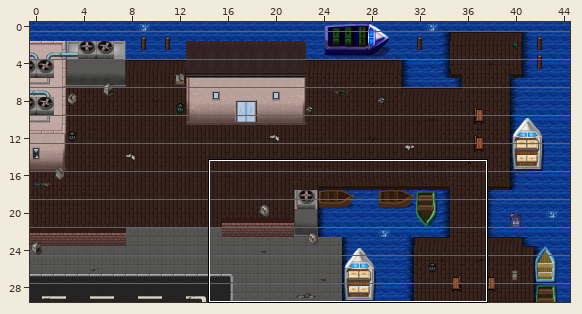
Two versions of a level (Tiled map (JSON), maps/map_04_hafen.json). Above, an overview of the earlier version with the close-up marked.
Close-up. Old version:
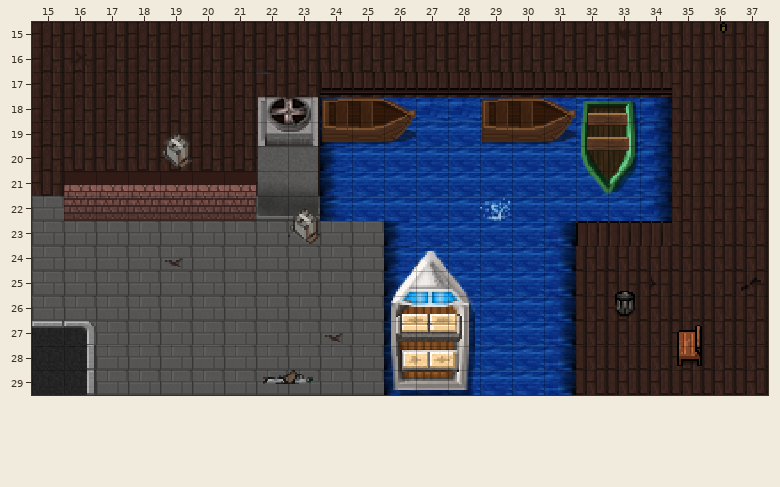
Cells are 36x28 px. Shown: x 15..37, y 15..29.
Now the later version:
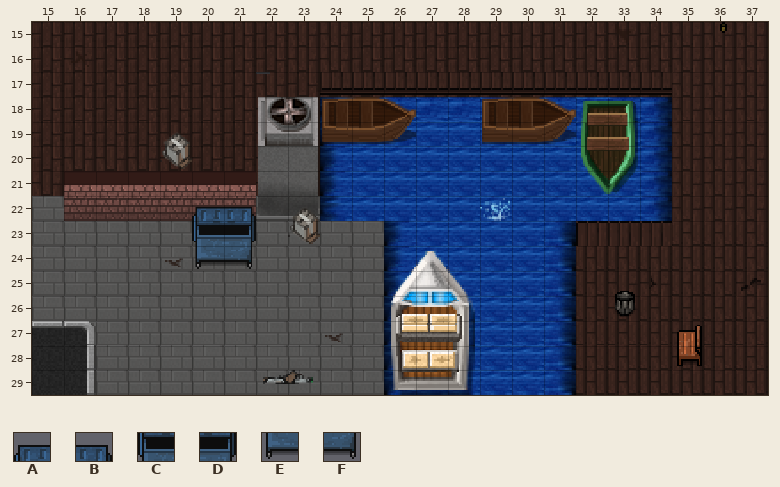
Key: from "sprite_sheet_props_main": A 585, B 586, C 635, D 636, E 685, F 686.
_ is an empty cell.
Difference:
Layer "ebene1":
Tile E is added in row 24 at x 20.
Tile F is added in row 24 at x 21.
Layer "ebene2":
Tile A is added in row 22 at x 20.
Tile B is added in row 22 at x 21.
Tile C is added in row 23 at x 20.
Tile D is added in row 23 at x 21.
